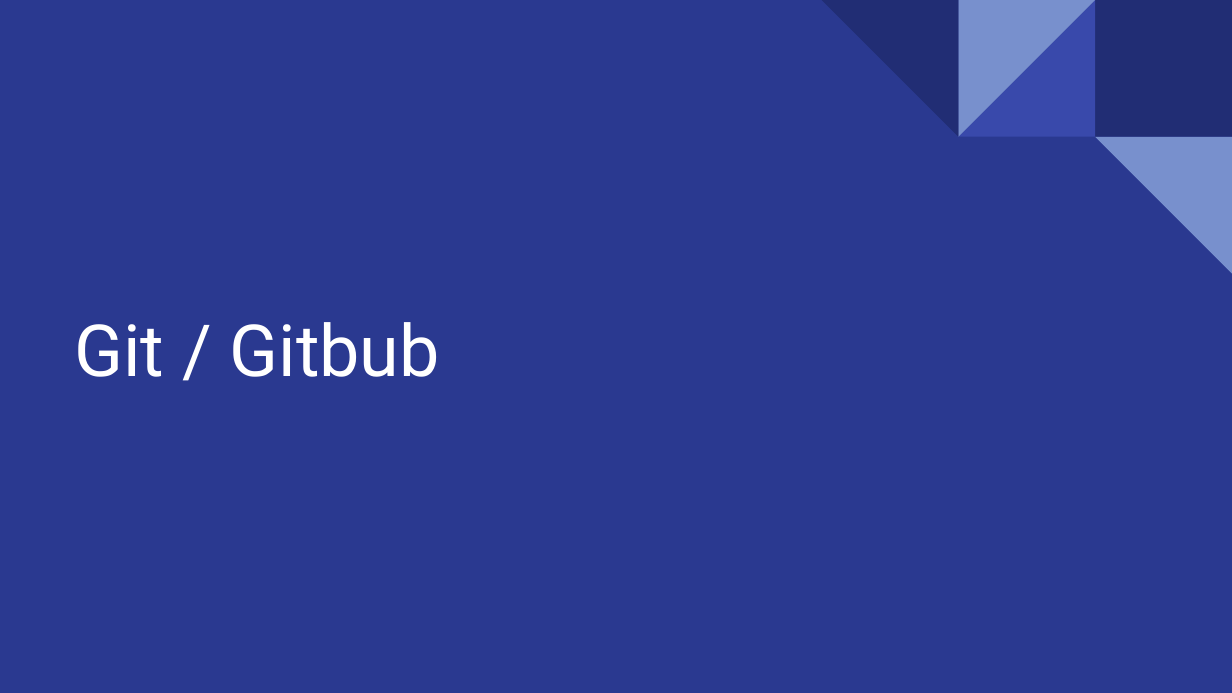
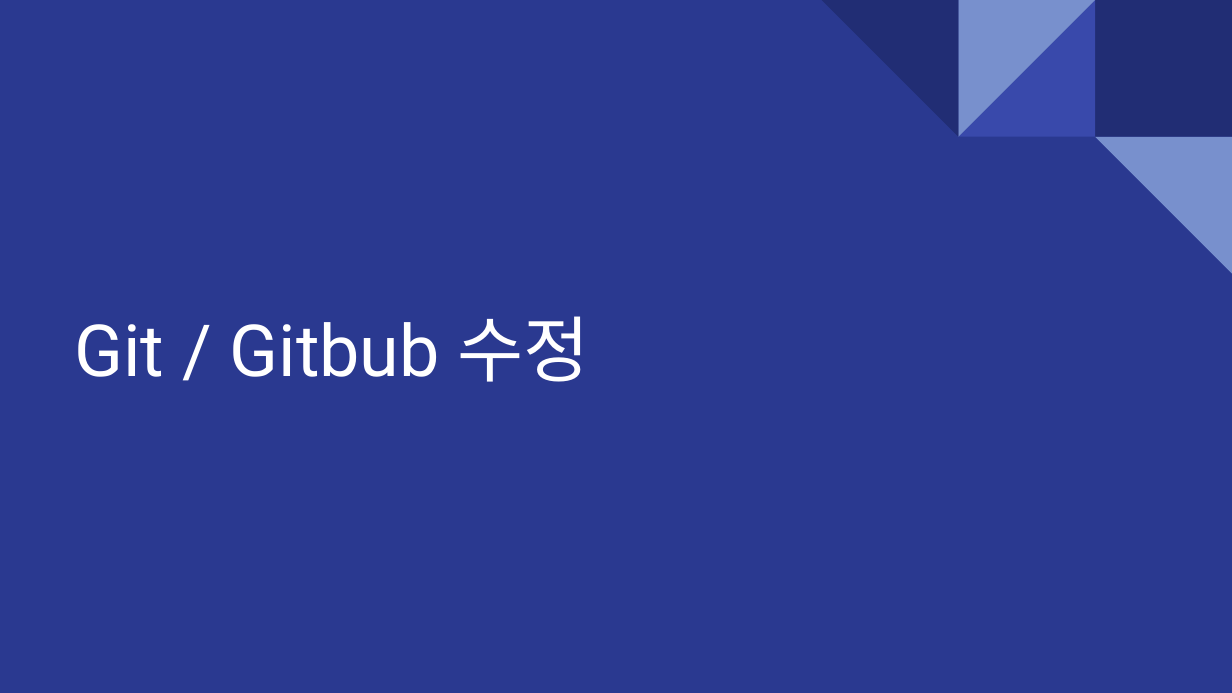
Before and after one commit to jsjsjskjs/file-test, a slide deck: slide 1 of Case study.pptx. Drawn at 1232x693 pixels with LibreOffice and Linux fonts; fonts in the diff are those of the drawing. Boxes give left, top, right and bottom in pixels: in the first picture for what was removed or moved away, otherwise in the second. Text is boxed around its words. In the diff, an @@ line names an element or a change of style, - is before the commit and + after.

```diff
--- a/Case study.pptx
+++ b/Case study.pptx
@@ title at [74,316,590,382]: text changed @@
-Git / Gitbub
+Git / Gitbub 수정
```
Also in this commit, not shown: 1 other file.
